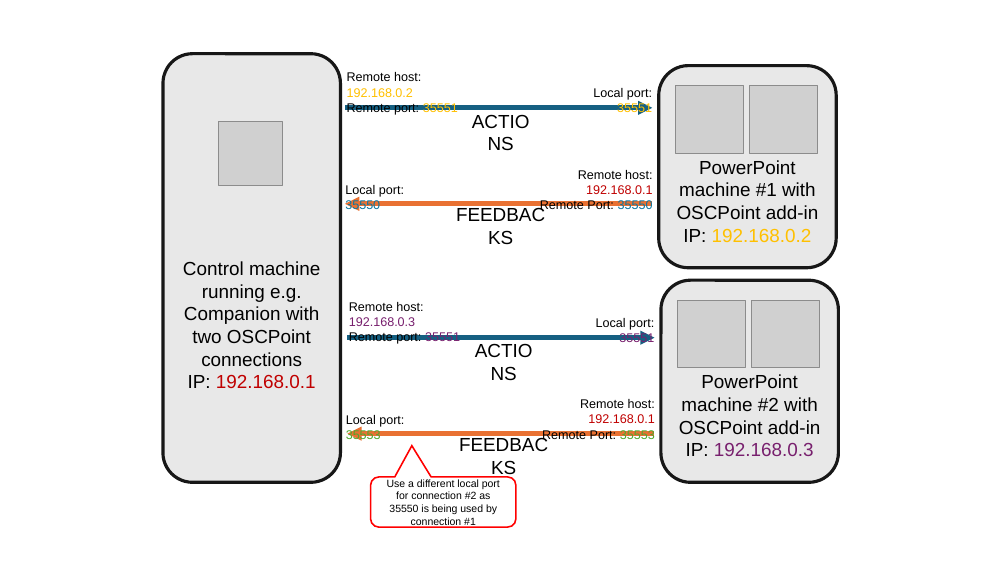
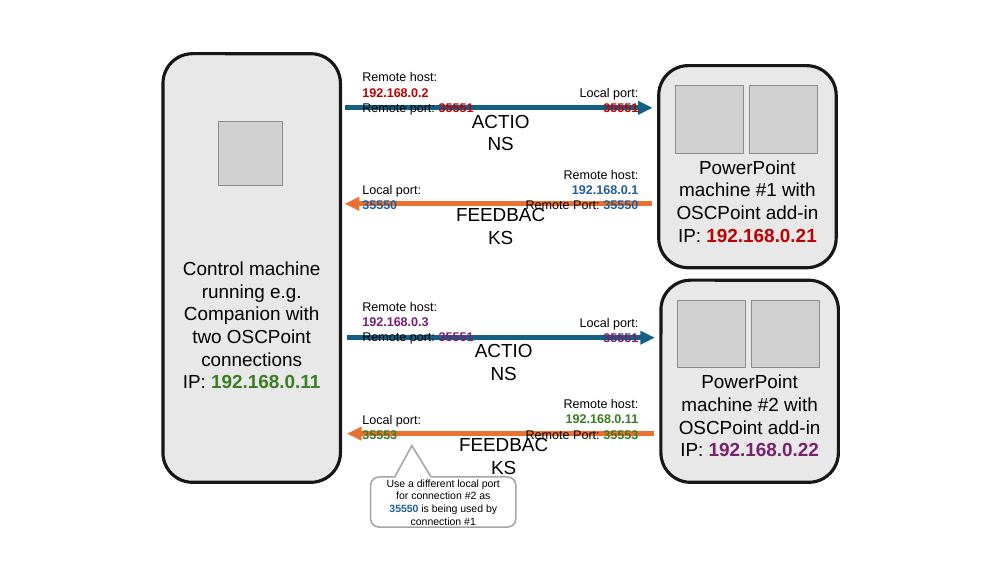
Before and after one commit to phuvf/oscpoint, a slide deck: slide 3 of assets/connection_examples/connnection_examples.pptx. Drawn at 1008x567 pixels with LibreOffice and Linux fonts; fonts in the diff are those of the drawing; grey boxes stand for pictures. Boxes give left, top, right and bottom in pixels: in the first picture for what was removed or moved away, otherwise in the second. Text is boxed around its words. In the diff, an @@ line names an element or a change of style, - is before the commit and + after.

```diff
--- a/assets/connection_examples/connnection_examples.pptx
+++ b/assets/connection_examples/connnection_examples.pptx
@@ text "Remote host: 192.168.0.2" moved from (x1=347, y1=72, x2=458, y2=115) to (x1=362, y1=72, x2=474, y2=115) @@
@@ text "Remote host: 192.168.0.2" at (x1=362, y1=72, x2=474, y2=115): text colour #FFC000 to #C00000, bold on in "192.168.0.2", "35551" @@
@@ text "Local port: 35551" moved from (x1=593, y1=88, x2=652, y2=115) to (x1=580, y1=88, x2=638, y2=115) @@
@@ text "Local port: 35551" at (x1=580, y1=88, x2=638, y2=115): text colour #FFC000 to #C00000, bold on in "35551" @@
@@ text "Local port: 35550" moved from (x1=345, y1=185, x2=404, y2=213) to (x1=362, y1=185, x2=421, y2=213) @@
@@ text "Local port: 35550" at (x1=362, y1=185, x2=421, y2=213): text colour #0B76A0 to #215F9A, bold on in "35550" @@
@@ text "Remote host: 192.168.0.1" moved from (x1=540, y1=170, x2=653, y2=212) to (x1=526, y1=170, x2=638, y2=212) @@
@@ text "Remote host: 192.168.0.1" at (x1=526, y1=170, x2=638, y2=212): text colour #C00000 to #215F9A in "192.168.0.1"; bold on in "192.168.0.1", "35550"; text colour #0B76A0 to #215F9A in "35550" @@
@@ text in rounded rectangle at (x1=678, y1=229, x2=816, y2=242): text changed; text colour #FFC000 to #C00000; bold on @@
-IP: 192.168.0.2
+IP: 192.168.0.21
@@ text "Remote host: 192.168.0.3" moved from (x1=349, y1=302, x2=460, y2=345) to (x1=362, y1=302, x2=474, y2=345) @@
@@ text "Remote host: 192.168.0.3" at (x1=362, y1=302, x2=474, y2=345): bold on in "192.168.0.3", "35551" @@
@@ text "Local port: 35551" moved from (x1=596, y1=318, x2=654, y2=345) to (x1=580, y1=318, x2=638, y2=345) @@
@@ text "Local port: 35551" at (x1=580, y1=318, x2=638, y2=345): bold on in "35551" @@
@@ text in rounded rectangle at (x1=183, y1=375, x2=320, y2=388): text changed; text colour #C00000 to #3B7D23; bold on @@
-IP: 192.168.0.1
+IP: 192.168.0.11
@@ text "Local port: 35553" moved from (x1=346, y1=415, x2=404, y2=442) to (x1=362, y1=415, x2=421, y2=442) @@
@@ text "Local port: 35553" at (x1=362, y1=415, x2=421, y2=442): text colour #4EA72E to #3B7D23, bold on in "35553" @@
@@ text "Remote host: 192.168.0.11" moved from (x1=542, y1=399, x2=655, y2=442) to (x1=526, y1=399, x2=639, y2=442) @@
@@ text at (x1=564, y1=399, x2=639, y2=423): text changed; text colour #000000 to #3B7D23; bold on @@
-Remote host: 192.168.0.1
+Remote host: 192.168.0.11
@@ text at (x1=526, y1=429, x2=638, y2=442): text colour #4EA72E to #3B7D23, bold on in "35553" @@
@@ text in rounded rectangle at (x1=680, y1=443, x2=819, y2=456): text changed; bold on @@
-IP: 192.168.0.3
+IP: 192.168.0.22
@@ rounded speech box "Use a different local port ..." at (x1=371, y1=477, x2=516, y2=527): text colour #000000 to #215F9A, bold on in "35550"; outline #FF0000 1.5 pt to #A6A6A6 1.5 pt @@
```
Also in this commit, not shown: 2 other slides changed, 3 other files.
